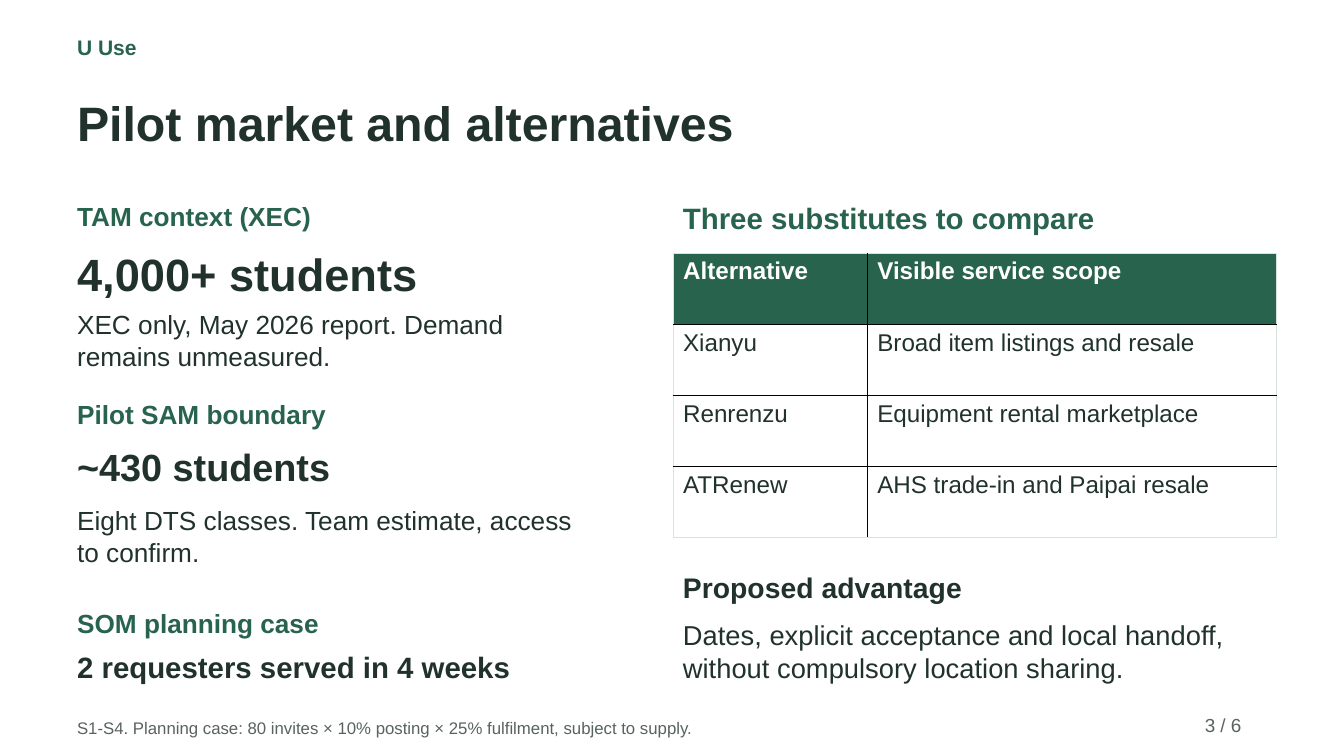
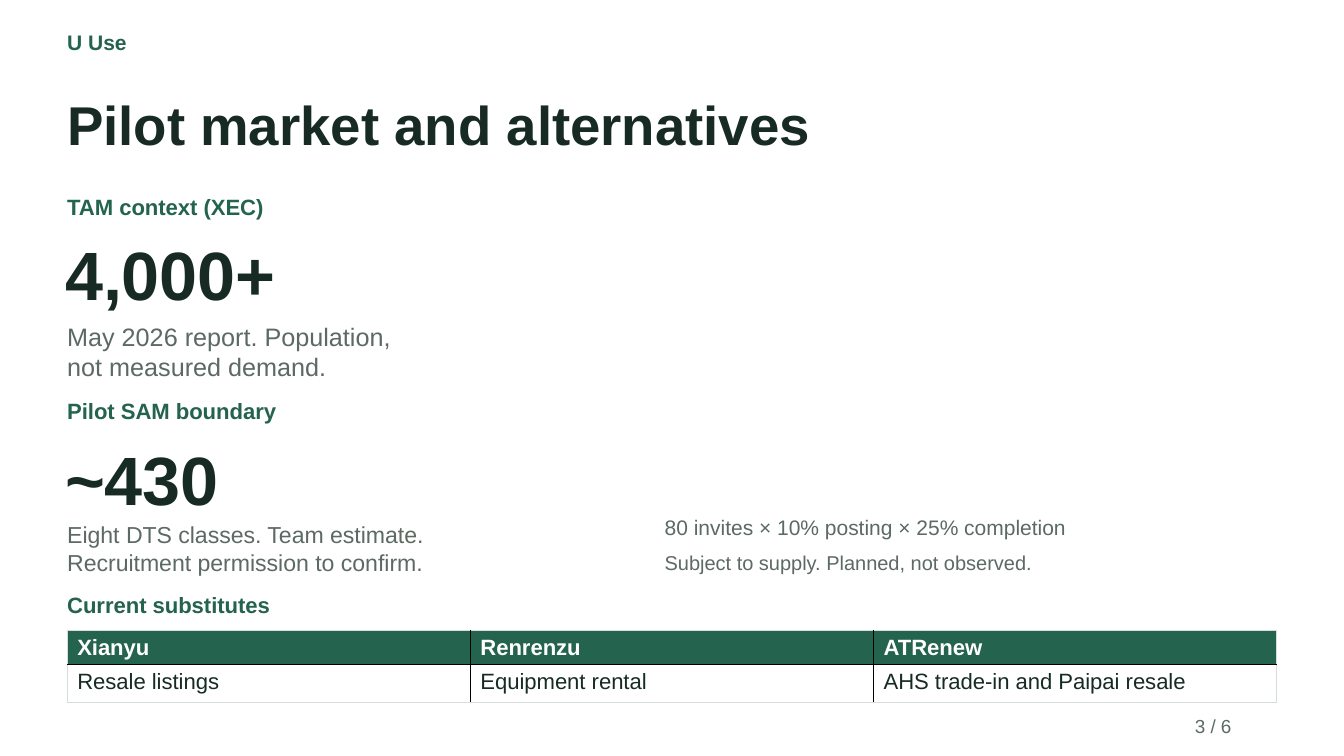
Before and after one commit to Rita020903/U-Use, a slide deck: slide 3 of A1_Current/UUse_A1_6_Slides.pptx. Drawn at 1344x756 pixels with LibreOffice and Linux fonts; fonts in the diff are those of the drawing. Boxes give left, top, right and bottom in pixels: in the first picture for what was removed or moved away, otherwise in the second. Text is boxed around its words. In the diff, an @@ line names an element or a change of style, - is before the commit and + after.

```diff
--- a/A1_Current/UUse_A1_6_Slides.pptx
+++ b/A1_Current/UUse_A1_6_Slides.pptx
@@ text "U Use" at (x1=67, y1=35, x2=127, y2=51): text colour #28634E to #24634D @@
@@ text "Pilot market and alternatives" at (x1=67, y1=105, x2=810, y2=146): size 34.5 to 39 pt, text colour #20322B to #172B24 @@
@@ text "TAM context (XEC)" at (x1=67, y1=199, x2=264, y2=220): size 18.8 to 15.8 pt, text colour #28634E to #24634D @@
@@ text at (x1=65, y1=252, x2=275, y2=311): text changed; size 32.2 to 48.8 pt; text colour #20322B to #172B24 @@
-4,000+ students
+4,000+
@@ text at (x1=67, y1=327, x2=391, y2=376): text changed; size 18.8 to 18 pt; text colour #20322B to #5C6A63 @@
-XEC only, May 2026 report. Demand remains unmeasured.
+May 2026 report. Population,
+not measured demand.
@@ text "Pilot SAM boundary" at (x1=67, y1=403, x2=276, y2=424): size 18.8 to 15.8 pt, text colour #28634E to #24634D @@
@@ text at (x1=65, y1=457, x2=219, y2=506): text changed; size 27 to 48.8 pt; text colour #20322B to #172B24 @@
-~430 students
+~430
@@ text at (x1=67, y1=526, x2=423, y2=576): text changed; size 18.8 to 16.5 pt; text colour #20322B to #5C6A63 @@
-Eight DTS classes. Team estimate, access to confirm.
+Eight DTS classes. Team estimate.
+Recruitment permission to confirm.
@@ text added at (x1=665, y1=520, x2=1065, y2=539), 15 pt, text #5C6A63 @@
+80 invites × 10% posting × 25% completion
@@ text at (x1=665, y1=555, x2=1032, y2=574): text changed; size 21 to 14.2 pt; text colour #28634E to #5C6A63; bold off @@
-Three substitutes to compare
+Subject to supply. Planned, not observed.
@@ text added at (x1=67, y1=597, x2=270, y2=614), 15.8 pt, text #24634D, bold @@
+Current substitutes
@@ text removed at (x1=683, y1=577, x2=962, y2=604) @@
-Proposed advantage
@@ text removed at (x1=77, y1=614, x2=318, y2=639) @@
-SOM planning case
@@ text removed at (x1=683, y1=625, x2=1223, y2=683) @@
-Dates, explicit acceptance and local handoff, without compulsory location sharing.
@@ table at (x1=68, y1=630, x2=1277, y2=703) @@
-Alternative | Visible service scope
-Xianyu | Broad item listings and resale
-Renrenzu | Equipment rental marketplace
-ATRenew | AHS trade-in and Paipai resale
+Xianyu | Renrenzu | ATRenew
+Resale listings | Equipment rental | AHS trade-in and Paipai resale
@@ table resized from (x1=674, y1=253, x2=1277, y2=537) to (x1=68, y1=630, x2=1277, y2=703) @@
@@ text removed at (x1=77, y1=656, x2=510, y2=683) @@
-2 requesters served in 4 weeks
@@ text "3 / 6" at (x1=1195, y1=720, x2=1232, y2=733): text colour #58635E to #5C6A63 @@
@@ text removed at (x1=77, y1=722, x2=692, y2=738) @@
-S1-S4. Planning case: 80 invites × 10% posting × 25% fulfilment, subject to supply.
```
Also in this commit, not shown: 5 other slides changed, 6 other files.
